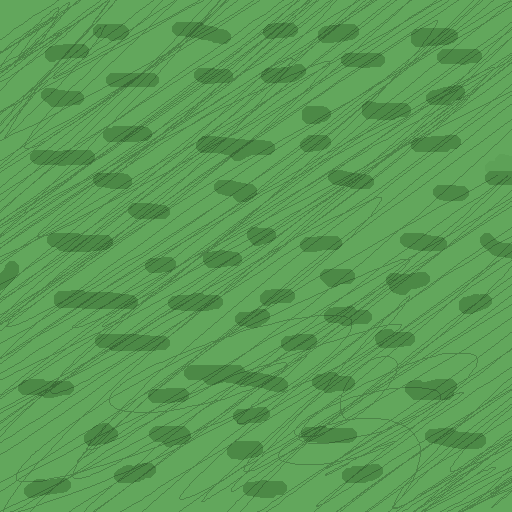
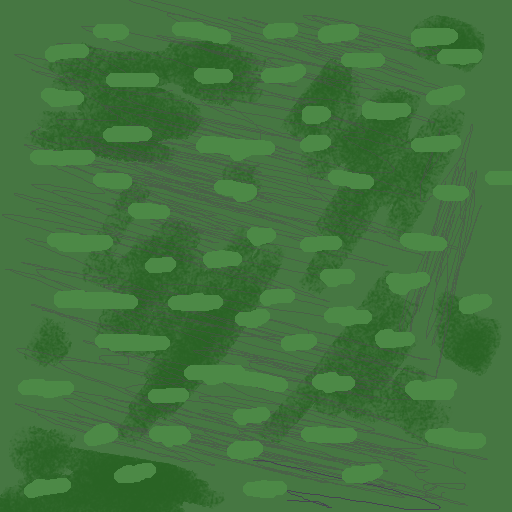
Layered file, before and after one edit (512px x 512px). Changes by layer:
removed layer "Layer 2" (was 21%) over [0, 0, 512, 512]
added layer "Layer 5" (51%) above "Layer 4" over [2, 0, 488, 510]
added layer "Layer 4" above "Layer 1" over [0, 14, 502, 512]
painted on "Layer 1" over [0, 0, 512, 512]
